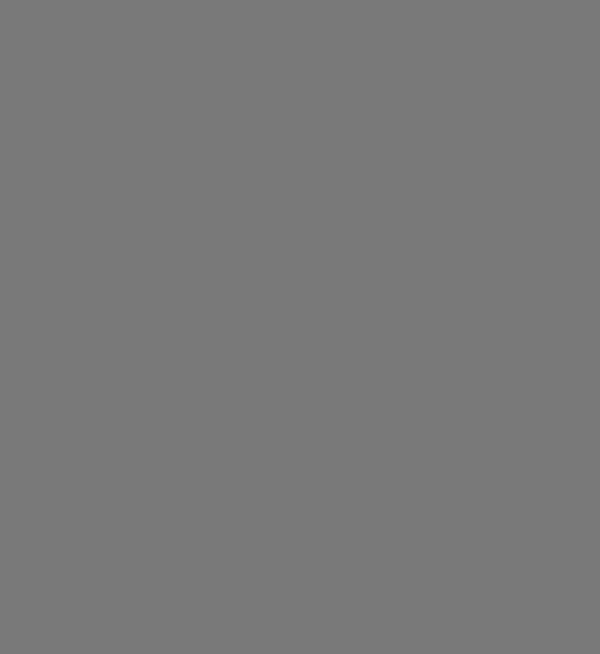
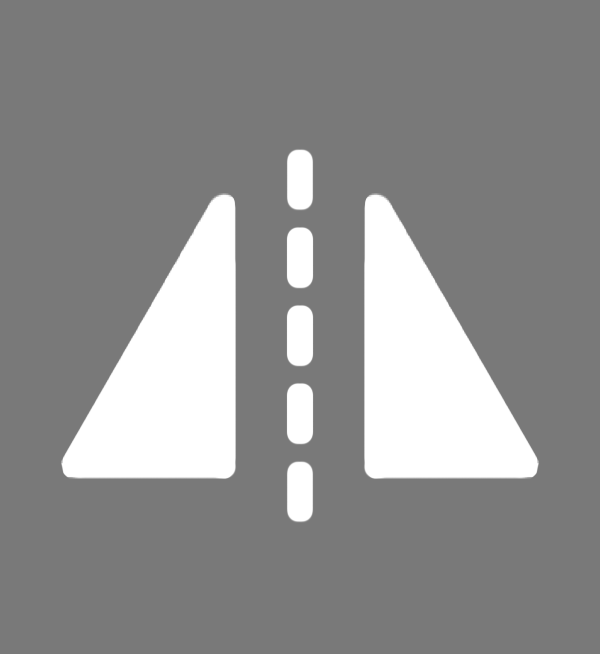
Layers edited between the first and the second w=600, h=654 image:
added layer "bothMirrorIcon" (1st of 2) above "Group 2" over bbox(61, 149, 539, 523)
added group "Group 2" with 3 layers above "round shapes" over bbox(61, 149, 539, 487)
